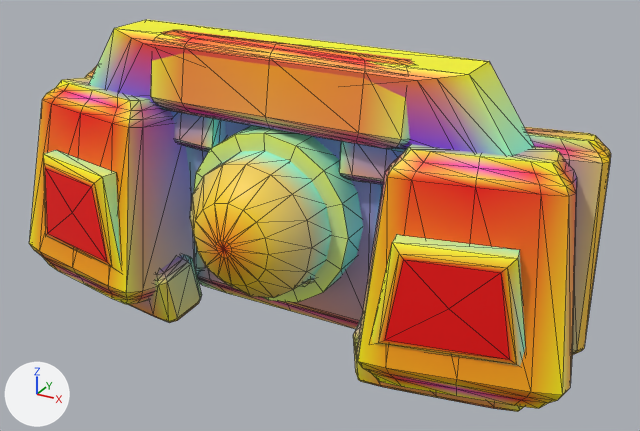
A saved change to the glTF model models/parts/llm_gen_chest_armor_034_ecf168.glb.
One viewpoint serves both versions: a 50 mm lens placed at (24.2, -45.5, 22.4), pointed at (2.1, -5.4, 2.4). The lights are fixed; the arrows at lower left show +X, +Y and +Z. The first picture is the older version. Mesh edges are drawn as thin lines. Vertices at exactly the same position are counted once.

In view in the first picture: 'adapter_pectoral_frame_l', 'adapter_pectoral_frame_r', 'adapter_sternum_collar_dark', 'addon_collar_gorget_6_titanium_silver', 'addon_lower_era_5_crimson_gloss_l', 'addon_lower_era_5_crimson_gloss_r', 'collar_aero_spoiler_4_barrel_metal', 'graft_collar_vent_8_crimson_gloss_l', 'graft_collar_vent_8_crimson_gloss_r', 'intake_cowl_box_2_titanium_silver_l', 'intake_cowl_box_2_titanium_silver_r', 'intake_vane_fin_3_gold_l', 'intake_vane_fin_3_gold_r', 'reactor_core_orb_0_optic_cyan', 'reactor_gold_bezel_1_gold' and 1 more.
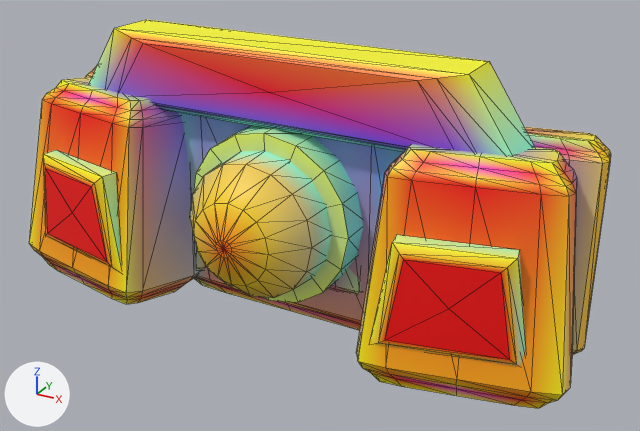
What differs and where, as boxes (x1, y1, x2, y2) in the pictures (640 x 431 px):
'addon_collar_gorget_6_titanium_silver', deleted
    before: (150, 30, 414, 148)
'addon_lower_era_5_crimson_gloss_l', deleted
    before: (128, 255, 202, 323)
'graft_collar_vent_8_crimson_gloss_r', deleted
    before: (339, 141, 403, 184)
'graft_collar_vent_8_crimson_gloss_l', deleted
    before: (170, 111, 226, 152)
'addon_lower_era_5_crimson_gloss_r', deleted (mostly hidden)
    before: (353, 313, 523, 412)
'adapter_graft_sternum_clamp_dark_6_adapter_dark', added
    after: (329, 268, 361, 294)
part 1 of me_adapter_sternum_collar_dark, recoloured
    before: (186, 121, 383, 329)
    after: (178, 112, 403, 330)
part 2 of me_adapter_pectoral_frame_l, recoloured
    both: (196, 250, 203, 271)
part 3 of me_reactor_gold_bezel_1_gold, edited (looks the same)
    both: (236, 125, 363, 302)
part 4 of me_intake_cowl_box_2_titanium_silver_l, edited (looks the same)
    both: (63, 77, 200, 304)
part 5 of me_collar_aero_spoiler_4_barrel_metal, recoloured
    both: (139, 95, 418, 149)
part 6 of me_collar_aero_spoiler_4_barrel_metal, recoloured
    both: (161, 108, 406, 152)
part 7 of me_collar_aero_spoiler_4_barrel_metal, recoloured
    both: (139, 46, 418, 142)

The change, as a list of edits to the scene's bpy script:
```text
Change me_adapter_sternum_collar_dark:
    where me_adapter_sternum_collar_dark.from_pydata(...)  # 114 vertices, 224 faces; spans x -8.2..8.2, y -5.9..-0.5, z -4.4..8.8
    me_adapter_sternum_collar_dark part 1: 91 faces centred in x -8.2..8.2, y -5.9..-0.9, z -4.4..8.8 are repainted in the vertex colours, in many colours
Change me_adapter_pectoral_frame_l:
    where me_adapter_pectoral_frame_l.from_pydata(...)  # 114 vertices, 224 faces; spans x -17.06..-5.34, y -6.14..-0.66, z -3.86..8.26
    me_adapter_pectoral_frame_l part 2: 91 faces centred in x -16.26..-5.47, y -6.04..-1.98, z -3.83..8.23 are repainted in the vertex colours, in many colours
Change me_reactor_gold_bezel_1_gold:
    where me_reactor_gold_bezel_1_gold.from_pydata(...)  # 34 vertices, 64 faces; spans x -5.04..5.04, y -7.69..-5.36, z -2.55..7.53
    me_reactor_gold_bezel_1_gold part 3: 26 faces centred in x -4.92..4.92, y -7.69..-6.14, z -2.43..7.41 are repainted in the vertex colours; the middle colour goes from green #c3ffaa to green #caffa4
Change me_intake_cowl_box_2_titanium_silver_l:
    where me_intake_cowl_box_2_titanium_silver_l.from_pydata(...)  # 114 vertices, 224 faces; spans x -17.41..-6.15, y -11.23..-2.83, z -4.33..8.28
    me_intake_cowl_box_2_titanium_silver_l part 4: 80 faces centred in x -14.75..-6.27, y -10.9..-4.38, z -4.22..8.19 are repainted in the vertex colours, in many colours
Change me_collar_aero_spoiler_4_barrel_metal:
    where me_collar_aero_spoiler_4_barrel_metal.from_pydata(...)  # 26 vertices, 48 faces; spans x -13.6..13.6, y -7.1..-3.3, z 7.4..11.8
    me_collar_aero_spoiler_4_barrel_metal part 5: 7 faces centred in x -4.5..4.5, y -7.1..-3.3, z 7.6..8.5 are repainted in the vertex colours; the middle colour goes from blue #7683ea to blue #7683ed
    me_collar_aero_spoiler_4_barrel_metal part 6: 4 faces centred in x -4.5..4.5, y -6.7..-3.6, z 7.4..7.5 are repainted in the vertex colours; the middle colour goes from cyan #76ffe7 to cyan #76ffe3
    me_collar_aero_spoiler_4_barrel_metal part 7: 3 faces centred in x -6.3..6.3, y -7.1, z 9.6..10.7 are repainted in the vertex colours; the middle colour goes from pink #d00099 to red #f9002e
Remove ob_addon_lower_era_5_crimson_gloss_r:
    ob_addon_lower_era_5_crimson_gloss_r = bpy.data.objects.new('addon_lower_era_5_crimson_gloss_r', me_addon_lower_era_5_crimson_gloss_r)
Remove ob_addon_lower_era_5_crimson_gloss_l:
    ob_addon_lower_era_5_crimson_gloss_l = bpy.data.objects.new('addon_lower_era_5_crimson_gloss_l', me_addon_lower_era_5_crimson_gloss_l)
Remove ob_addon_collar_gorget_6_titanium_silver:
    ob_addon_collar_gorget_6_titanium_silver = bpy.data.objects.new('addon_collar_gorget_6_titanium_silver', me_addon_collar_gorget_6_titanium_silver)
Remove ob_graft_collar_vent_8_crimson_gloss_r:
    ob_graft_collar_vent_8_crimson_gloss_r = bpy.data.objects.new('graft_collar_vent_8_crimson_gloss_r', me_graft_collar_vent_8_crimson_gloss_r)
Remove ob_graft_collar_vent_8_crimson_gloss_l:
    ob_graft_collar_vent_8_crimson_gloss_l = bpy.data.objects.new('graft_collar_vent_8_crimson_gloss_l', me_graft_collar_vent_8_crimson_gloss_l)
Add ob_adapter_graft_sternum_clamp_dark_6_adapter_dark:
    ob_adapter_graft_sternum_clamp_dark_6_adapter_dark = bpy.data.objects.new('adapter_graft_sternum_clamp_dark_6_adapter_dark', me_adapter_graft_sternum_clamp_dark_6_adapter_dark)  # 114 vertices, 224 faces; spans x -5.25..5.25, y -6.1..-1.14, z -2.65..6.58
    ob_adapter_graft_sternum_clamp_dark_6_adapter_dark.location = (0.0, 0.0, 0.0)
```
